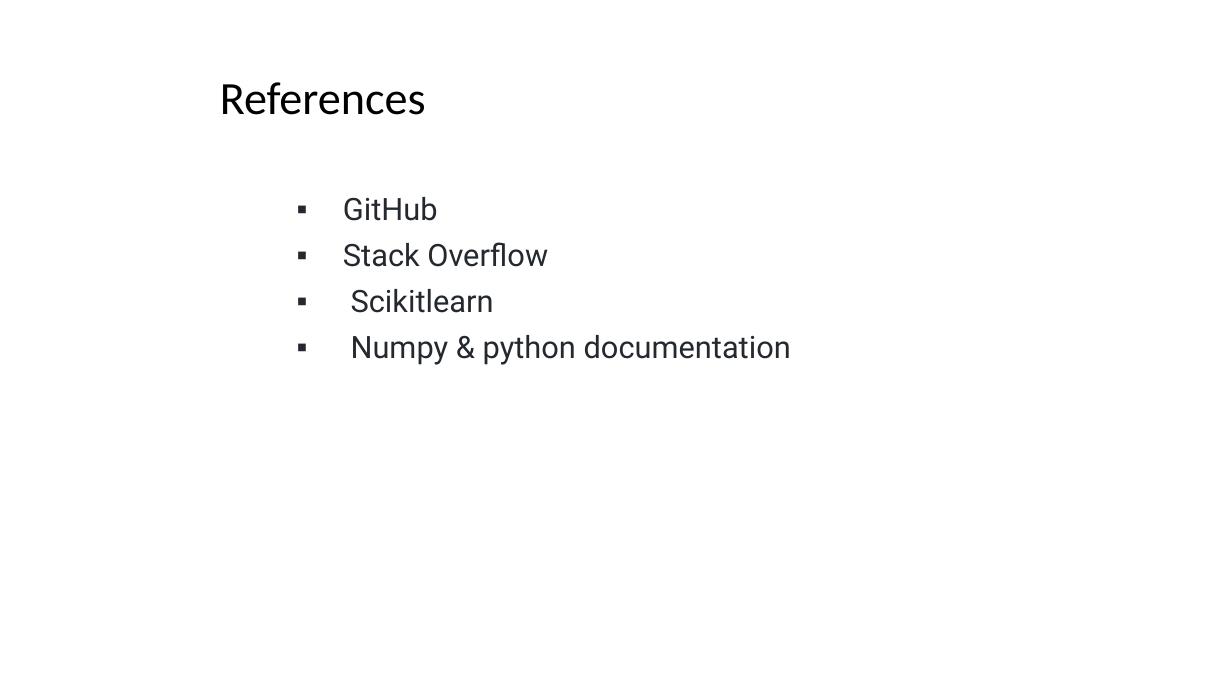
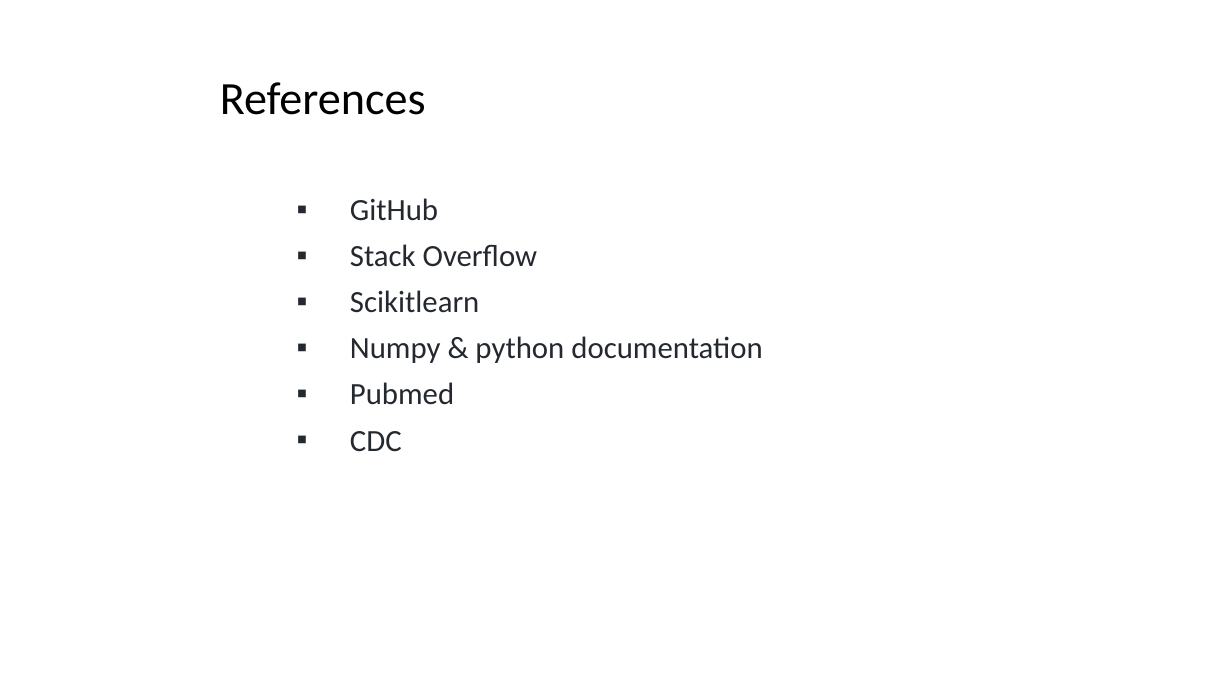
Before and after one commit to Isabel-gt/Final_Project, a slide deck: slide 31 of Diabetes_Predictions.pptx. Drawn at 1232x693 pixels with LibreOffice and Linux fonts; fonts in the diff are those of the drawing; background and template pictures are left out. Boxes give left, top, right and bottom in pixels: in the first picture for what was removed or moved away, otherwise in the second. Text is boxed around its words. In the diff, an @@ line names an element or a change of style, - is before the commit and + after.

```diff
--- a/Diabetes_Predictions.pptx
+++ b/Diabetes_Predictions.pptx
@@ subtitle at bbox=[350, 198, 762, 363]: font Roboto to Calibri in "GitHub", "Stack Overflow", "Scikitlearn", "Numpy & python documentation" @@
@@ subtitle at bbox=[350, 382, 454, 452]: paragraphs added @@
+▪ Pubmed
+▪ CDC
```
Also in this commit, not shown: 24 other slides changed, 1 slide added, 1 slide removed.
